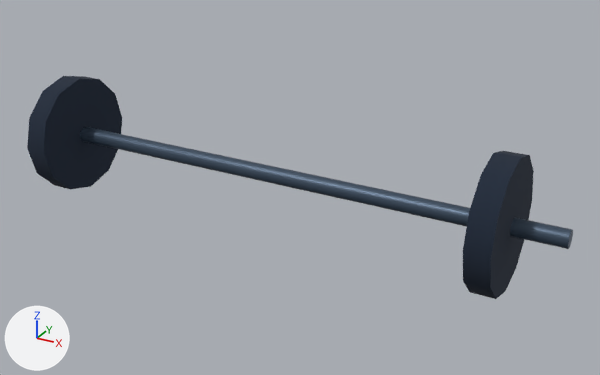
Before and after pictures for a commit that changed the glTF model motion/models/barbell.glb.
Both versions are drawn from a 50 mm camera at (1.201, -1.944, 0.951) aimed at (0.109, 0.04, -0.041). Arrows for +X, +Y and +Z are at lower left; the lights stay in place. The picture after the commit comes second. Where no turn or scale is listed for an object, it has been applied to the vertices.

Script lines for the objects in view, before the commit:
```python
mat_material_0 = principled_material('Material_0')
mat_material_0.base_color = (0.0578, 0.0908, 0.138)  # dark blue #445568
mat_material_0.metallic = 0.5
mat_material_0.roughness = 0.45
me_mesh_0 = bpy.data.meshes.new('Mesh_0')
me_mesh_0.from_pydata(...)  # 28 vertices, 48 faces; spans x -0.9..0.9, y -0.03..0.03, z -0.03..0.03
me_mesh_0.materials.append(mat_material_0)  # dark blue #445568
me_mesh_1 = bpy.data.meshes.new('Mesh_1')
me_mesh_1.from_pydata(...)  # 28 vertices, 48 faces; spans x -0.035..0.035, y -0.19..0.19, z -0.19..0.19
me_mesh_1.materials.append(mat_material_1)  # dark blue #172538
me_mesh_2 = bpy.data.meshes.new('Mesh_2')
me_mesh_2.from_pydata(...)  # 28 vertices, 48 faces; spans x -0.035..0.035, y -0.19..0.19, z -0.19..0.19
me_mesh_2.materials.append(mat_material_1)  # dark blue #172538
ob_barbell_001 = bpy.data.objects.new('barbell.001', me_mesh_0)
ob_barbell_001.location = (0.0, 0.0, 0.0)
ob_barbell_plate = bpy.data.objects.new('barbell_plate', me_mesh_1)
ob_barbell_plate.location = (-0.72, 0.0, 0.0)
ob_barbell_plate_001 = bpy.data.objects.new('barbell_plate.001', me_mesh_2)
ob_barbell_plate_001.location = (0.72, 0.0, 0.0)
```
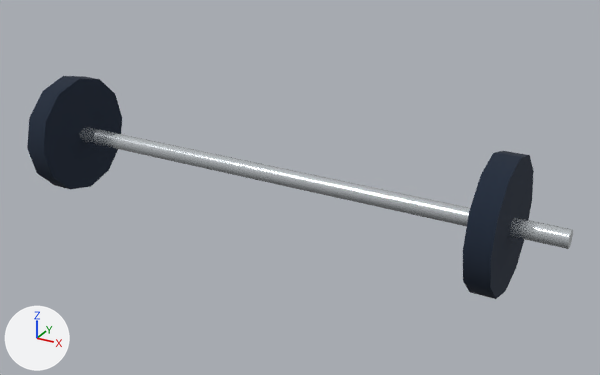
Edits to the bpy script that builds the scene:
```text
Change mat_material_0:
    mat_material_0.base_color: (0.0578, 0.0908, 0.138) -> (0.745, 0.791, 0.823)  # dark blue #445568 -> white #e0e6ea
    mat_material_0.metallic: 0.5 -> 0.8
    mat_material_0.roughness: 0.45 -> 0.23
```

What differs and where, as boxes (x1, y1, x2, y2) in the pictures (600 x 375 px):
'barbell.001', recoloured, surface changed
    both: (80, 127, 573, 249)
